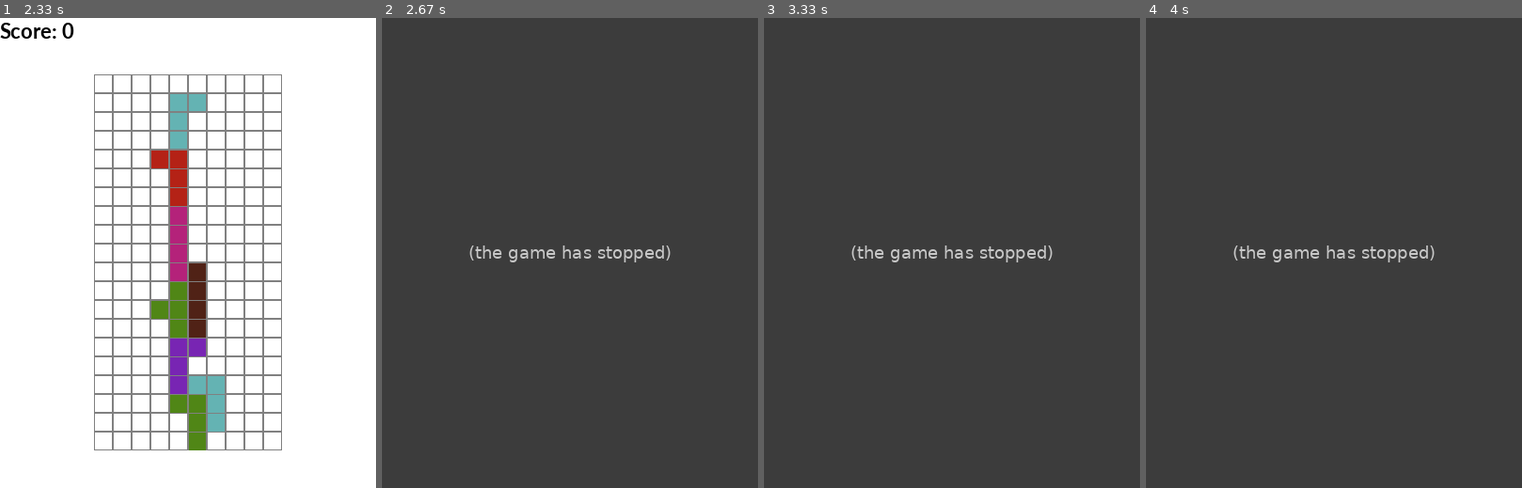
Above: before the commit, frames 1-4 (left to right).
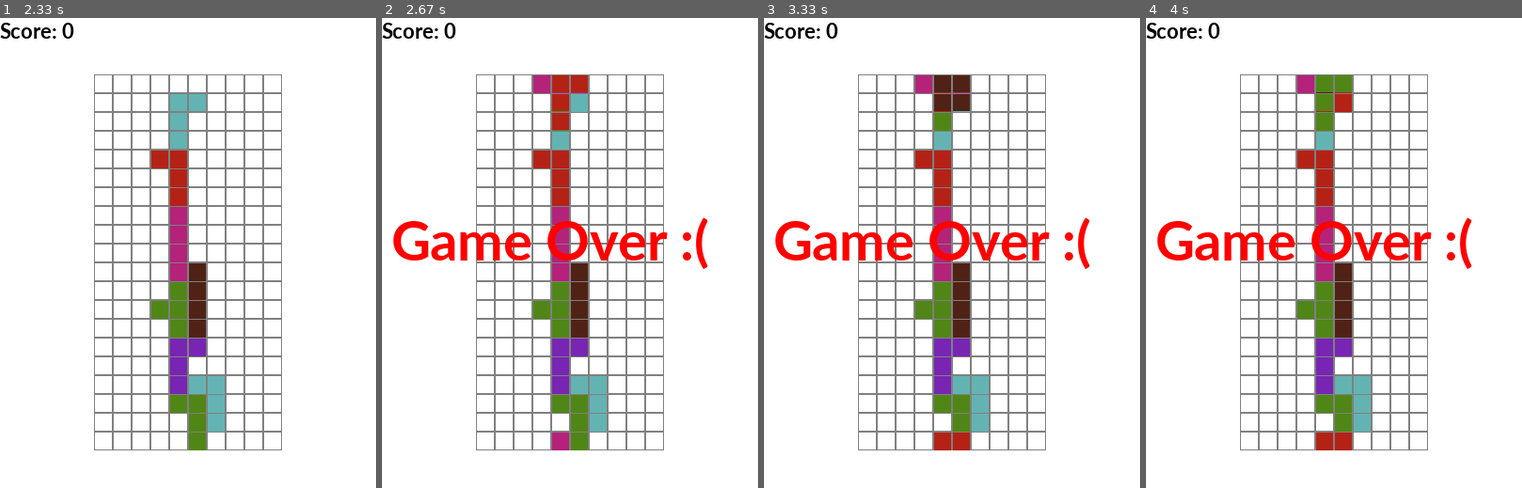
Above: after the commit, the same moments.

Repository: bertrandvidal/tetris-ai
Game: pygame game, started from tetris_ai/game.py
The game is run twice, just before and just after one commit, with the same random seed, the same clock (stepped at 60 frames per second) and the same inputs.
Inputs:
- Up to frame 1 (2.33 s): tap Space at 0.33, 0.73, 1.03, 1.23, 1.57, 1.87, 2.07 s; hold Right 0.67-1.13 s; hold Up 1.17-1.47 s; hold Right 1.5-1.97 s; hold Left from 2 s (still down)
- Up to frame 2 (2.67 s): tap Space at 2.37, 2.63 s; release Left at 2.53 s; hold Down from 2.57 s (still down)
- Up to frame 3 (3.33 s): release Down at 2.87 s; hold Left 2.9-3.3 s; tap Space at 2.97 s
- Up to frame 4 (4 s): hold Up 3.33-3.7 s; tap Space at 3.4, 3.8 s; hold Right from 3.73 s (still down)

Frame 1 is identical in both runs. In frame 2, 100% of the frame differs, in the area x 0-100%, y 0-100%; in frame 3, 100%; in frame 4, 100%.
Error before the commit: TypeError: TetrisDrawer.render_game_over() missing 1 required positional argument: 'game' (g...; the game stopped at 2.35 s (later frames are placeholders)

Commit message:
Remove unnecessary parameter
Forgot to remove that param when I moved that method to the drawer class

Diff:
--- a/tetris_ai/game.py
+++ b/tetris_ai/game.py
@@ -205,7 +205,7 @@
         )
         self.screen.blit(text, [0, 0])
 
-    def render_game_over(self, game):
+    def render_game_over(self):
         text_game_over = self.game_over_font.render("Game Over :( ", True, (255, 0, 0))
         self.screen.blit(text_game_over, [10, 200])
 
